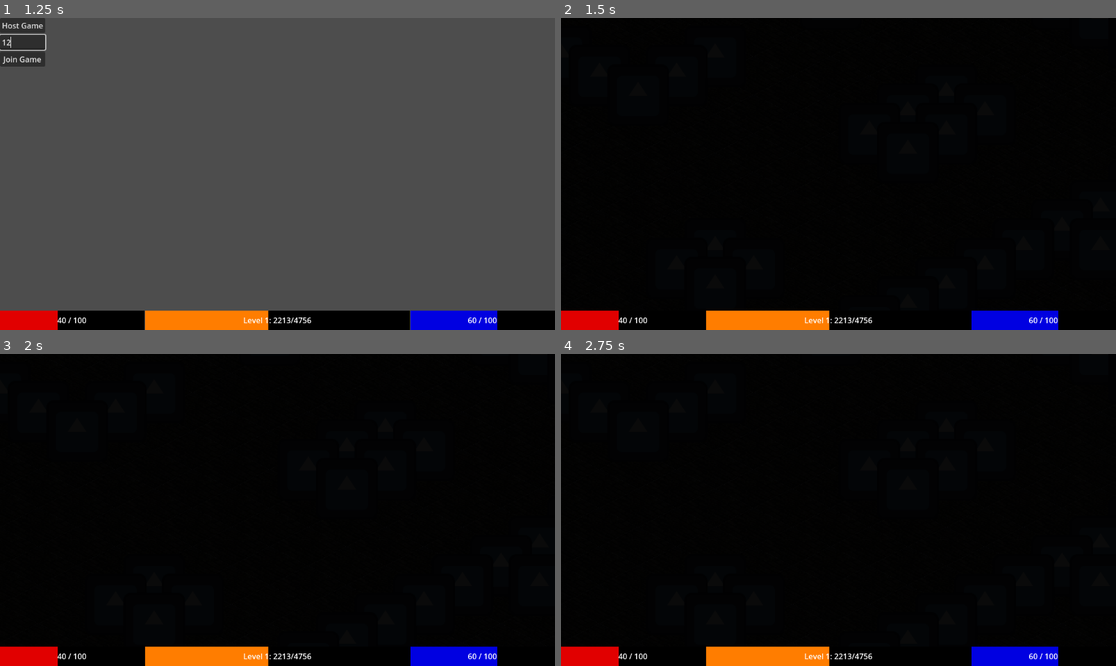
Above: before the commit, frames 1-4 (two rows, left to right).
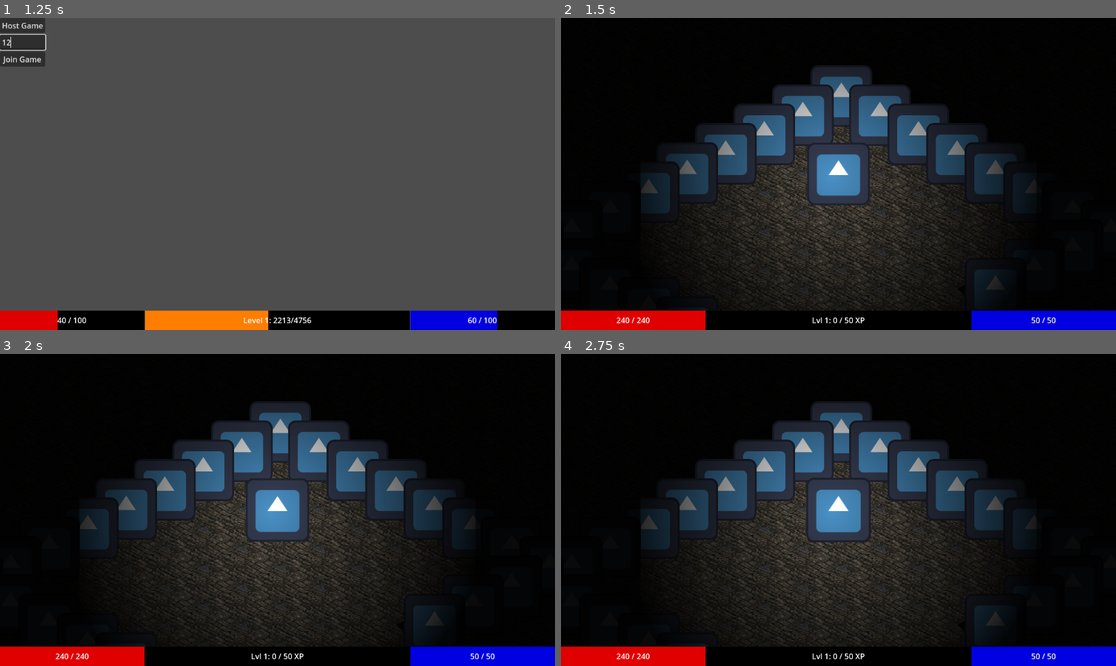
Above: after the commit, the same moments.

Repository: PietPadda/Godot_2D_ARPG
Game: Godot game, scene res://scenes/world/world.tscn
Same seed, same stepped clock (60 frames per second), same inputs: the game is played once before the commit and once after it. The engine's default icon, where the game draws it, is replaced by a stand-in: a white triangle on a blue panel in a dark square.
Inputs (mouse positions are in pixels of both pictures, inside the frame that each line leads up to):
- Up to frame 1 (1.25 s): click (22, 42) at 0.52 s; type "12" at 0.6 s
- Up to frame 2 (1.5 s): click "Host Game" at 1.25 s
- Up to frame 3 (2 s): no input
- Up to frame 4 (2.75 s): tap Enter at 2 s; move the mouse to (960, 494) at 2.02 s; hold E (interact) from 2.03 s (still down); click (960, 494) at 2.17 s

Frame 1 is identical in both runs. In frame 2, 34% of the frame differs, in the area x 10-100%, y 15-100%; in frame 3, 34%; in frame 4, 34%.
Error before the commit: Attempt to call function 'has_node' in base 'null instance' on a null instance. (res://scripts/levels/base_level.gd:60)
Error after the commit: Cannot call method 'get_path' on a null value. (res://scripts/levels/main.gd:31)

Commit message:
refactor(spawning): use LevelManager to find containers in self-contained levels

Diff:
--- a/scripts/levels/base_level.gd
+++ b/scripts/levels/base_level.gd
@@ -53,8 +53,17 @@
 # This function will run when the signal is received.
 # It contains the logic we moved from the NetworkManager.
 func _on_player_spawn_requested(id: int):
-	# THE FIX: Get the persistent container from the World scene.
-	var player_container = get_tree().get_root().get_node("PlayerContainer")
+	# THE FIX: Get the currently active level from our service locator.
+	var level = LevelManager.get_current_level()
+	if not is_instance_valid(level): return
+
+	# Now, find the PlayerContainer WITHIN that active level.
+	var player_container = level.get_node_or_null("PlayerContainer")
+
+	# Add a safety check in case the container is missing from the scene.
+	if not is_instance_valid(player_container):
+		push_error("Could not find 'PlayerContainer' in the current level!")
+		return
 
 	#  Add a guard clause to prevent spawning duplicates.
 	if player_container.has_node(str(id)):
